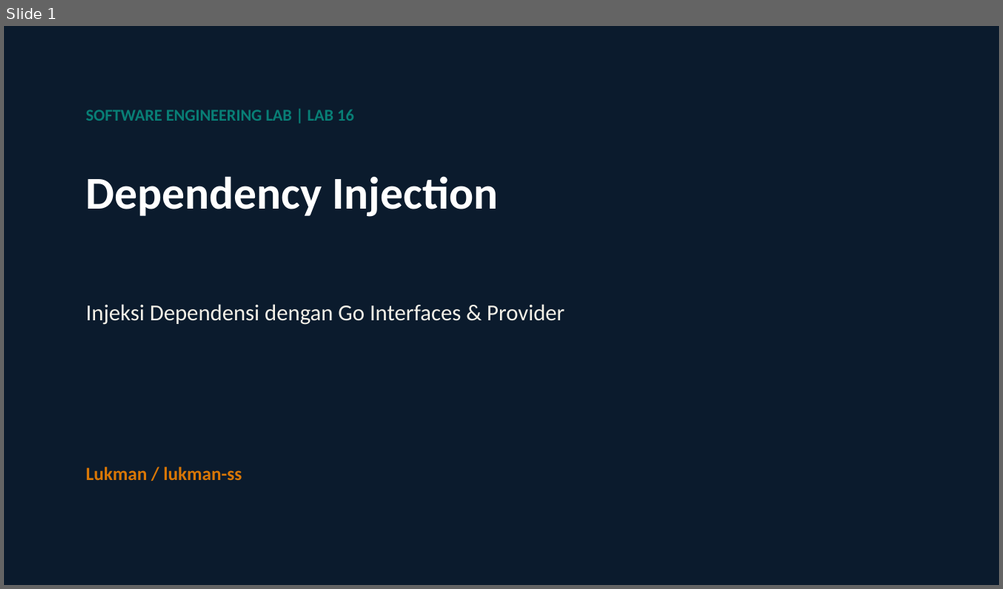
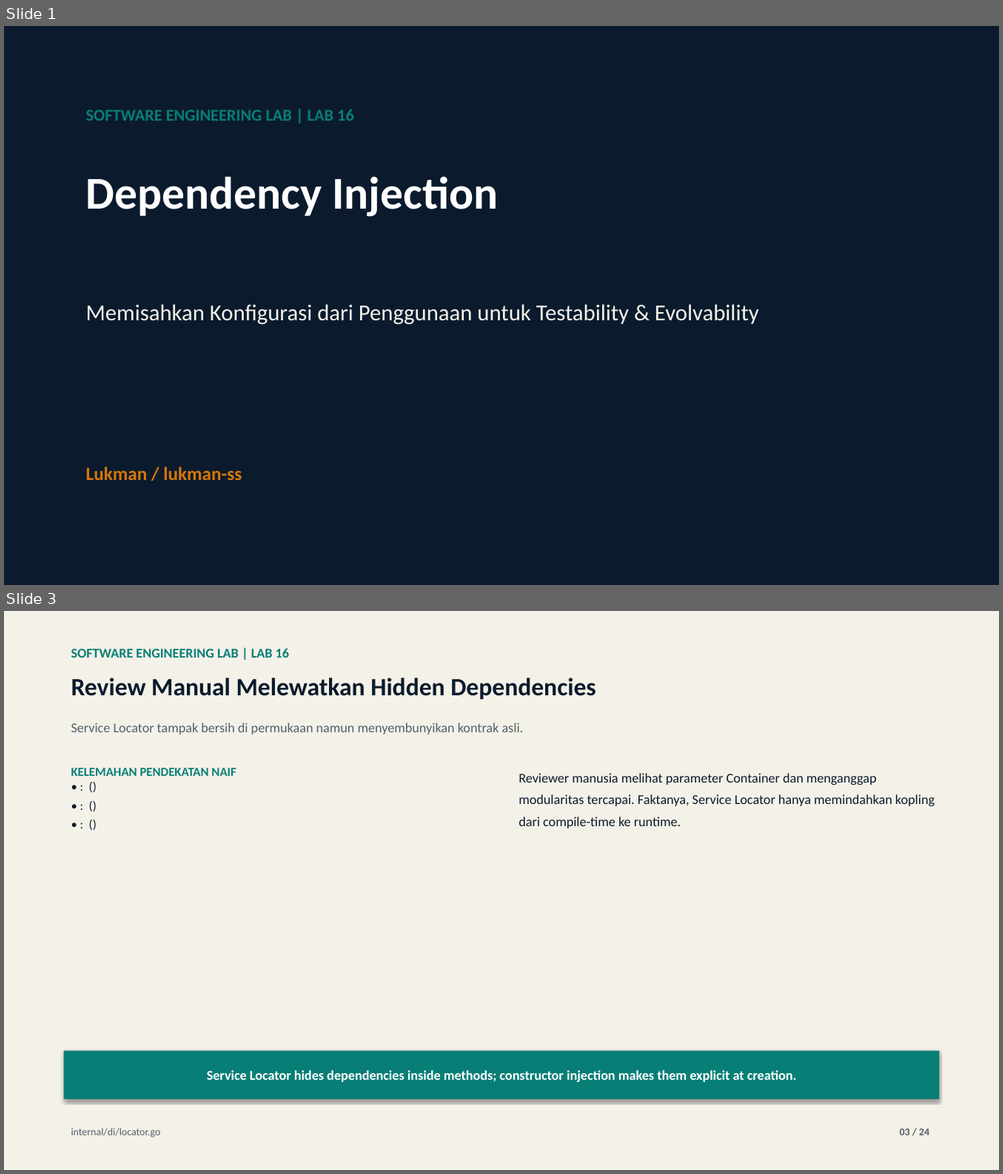
Before and after one commit to lukman-ss/software-engineering-lab, a slide deck: labs/16-dependency-injection/result/linkedin/lab-16-dependency-injection-carousel.pptx. Shown one above the other, each under a label of ours: slide 1 before the commit, slides 1 and 3 after it; the slides between them are not shown. The pictures are 1003x589 and 1003x1174 pixels, drawn with LibreOffice and Linux fonts; fonts in the diff are those of the drawing. Boxes give left, top, right and bottom in pixels: in the first picture for what was removed or moved away, otherwise in the second. Text is boxed around its words. In the diff, an @@ line names an element or a change of style, - is before the commit and + after.

Commit message:
feat: update lab 16 dependency injection content, presentation, and documentation artifacts

```diff
--- a/labs/16-dependency-injection/result/linkedin/lab-16-dependency-injection-carousel.pptx
+++ b/labs/16-dependency-injection/result/linkedin/lab-16-dependency-injection-carousel.pptx
@@ slide 3 added at (4, 611, 999, 1170), background #FFFFFF @@
@@ rectangle added at (4, 611, 999, 1170), fill #F4F1E8 @@
@@ text added at (71, 648, 289, 658), 13 pt, text #087F76, bold @@
+SOFTWARE ENGINEERING LAB | LAB 16
@@ text added at (71, 678, 596, 700), 24 pt, text #0B1B2D, bold @@
+Review Manual Melewatkan Hidden Dependencies
@@ text added at (71, 723, 523, 735), 13 pt, text #52606B @@
+Service Locator tampak bersih di permukaan namun menyembunyikan kontrak asli.
@@ text added at (71, 768, 236, 776), 12 pt, text #087F76, bold @@
+KELEMAHAN PENDEKATAN NAIF
+• : ()
+• : ()
+• : ()
@@ text added at (518, 773, 934, 829), 13 pt, text #0B1B2D @@
+Reviewer manusia melihat parameter Container dan menganggap modularitas tercapai. Faktanya, Service Locator hanya memindahkan kopling dari compile-time ke runtime.
@@ rectangle added at (64, 1051, 939, 1099), fill #087F76, 13 pt, text #FFFFFF, bold @@
+Service Locator hides dependencies inside methods; constructor injection makes them explicit at creation.
@@ text added at (71, 1128, 161, 1138), 10 pt, text #52606B @@
+internal/di/locator.go
@@ text added at (899, 1129, 929, 1136), 10 pt, text #52606B, bold @@
+03 / 24
@@ slide 1 changed as well @@
@@ text at (86, 304, 759, 325): text changed @@
-Injeksi Dependensi dengan Go Interfaces & Provider
+Memisahkan Konfigurasi dari Penggunaan untuk Testability & Evolvability
```
Also in this commit, not shown: 16 other slides changed, 6 other slides added, 7 slides removed, 7 other files.
